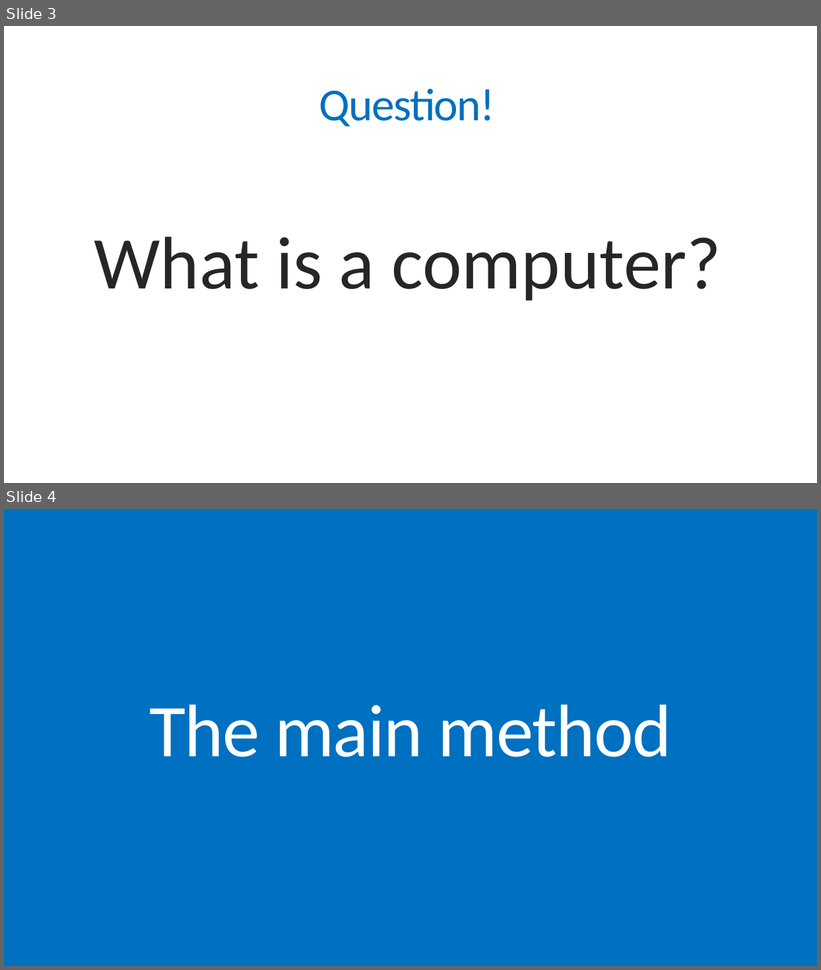
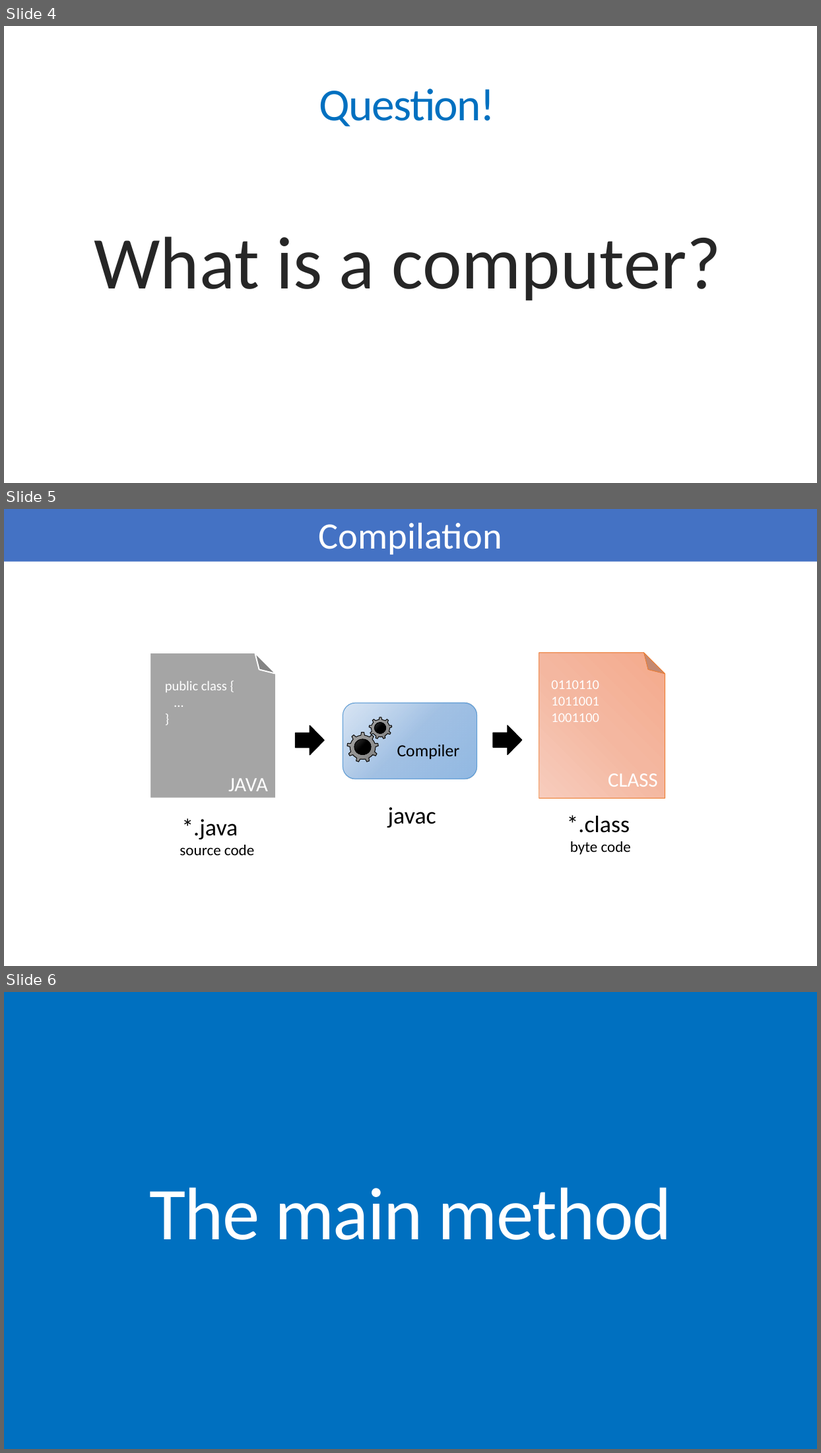
Before and after one commit to BNU-CO452/Java-Apps, a slide deck: docs/CO452 Lecture 1 - Basics, Main, IO.pptx. Shown one above the other, each under a label of ours: slides 3 and 4 before the commit, slides 4, 5 and 6 after it. The pictures are 821x970 and 821x1453 pixels, drawn with LibreOffice and Linux fonts; fonts in the diff are those of the drawing. Boxes give left, top, right and bottom in pixels: in the first picture for what was removed or moved away, otherwise in the second. Text is boxed around its words. In the diff, an @@ line names an element or a change of style, - is before the commit and + after.

Commit message:
update

```diff
--- a/docs/CO452 Lecture 1 - Basics, Main, IO.pptx
+++ b/docs/CO452 Lecture 1 - Basics, Main, IO.pptx
@@ slide 5 added at <box>4,509,817,966</box>, background #FFFFFF @@
@@ rectangle added at <box>4,509,817,561</box>, fill #4472C4, 44 pt, text #FFFFFF @@
+Compilation
@@ folded corner added at <box>150,653,276,799</box>, fill #A5A5A5, outline #FFFFFF 1.5 pt @@
@@ folded corner added at <box>539,653,665,799</box>, fill gradient #F7CDBE to #F4B7A0 to #F4AB8D, outline #ED7D31 0.75 pt @@
@@ text added at <box>165,681,227,692</box>, 16 pt, text #FFFFFF @@
+public class {
+…
+}
@@ text added at <box>551,681,599,722</box>, 16 pt, text #FFFFFF @@
+0110110
+1011001
+1001100
@@ rounded rectangle added at <box>343,703,477,779</box>, fill gradient #B1CBE9 to #A3C1E5 to #93B9E4, outline #5B9BD5 0.75 pt @@
@@ right arrow added at <box>296,725,324,755</box>, fill #000000, outline #000000 1 pt @@
@@ gear added at <box>370,718,393,739</box>, fill gradient #A6A6A6 to #939393 to #7F7F7F, outline #000000 0.75 pt @@
@@ ellipse added at <box>375,722,386,733</box>, fill gradient #393939 to #000000, outline #000000 0.75 pt @@
@@ right arrow added at <box>493,725,522,755</box>, fill #000000, outline #000000 1 pt @@
@@ gear added at <box>347,732,378,762</box>, fill gradient #A6A6A6 to #939393 to #7F7F7F, outline #000000 0.75 pt @@
@@ ellipse added at <box>354,739,371,755</box>, fill gradient #393939 to #000000, outline #000000 0.75 pt @@
@@ text added at <box>397,745,460,759</box>, 20 pt, text #000000 @@
+Compiler
@@ text added at <box>228,778,268,791</box>, 24 pt, text #FFFFFF @@
+JAVA
@@ text added at <box>608,774,657,787</box>, 24 pt, text #FFFFFF @@
+CLASS
@@ text added at <box>180,819,254,855</box>, 18 pt, text #000000 @@
+*.java
+source code
@@ text added at <box>388,807,436,828</box>, 28 pt, text #000000 @@
+javac
@@ text added at <box>567,815,631,855</box>, 18 pt, text #000000 @@
+*.class
+byte code
@@ what was slide 3 is now slide 4 @@
@@ what was slide 4 is now slide 6 @@
```
Also in this commit, not shown: 1 slide changed, 1 other slide added.
